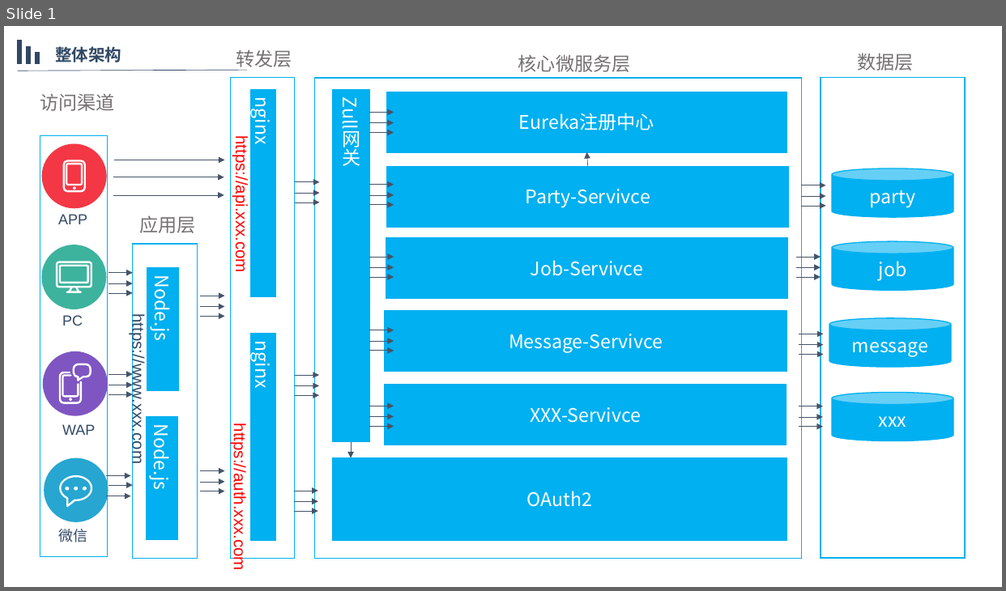
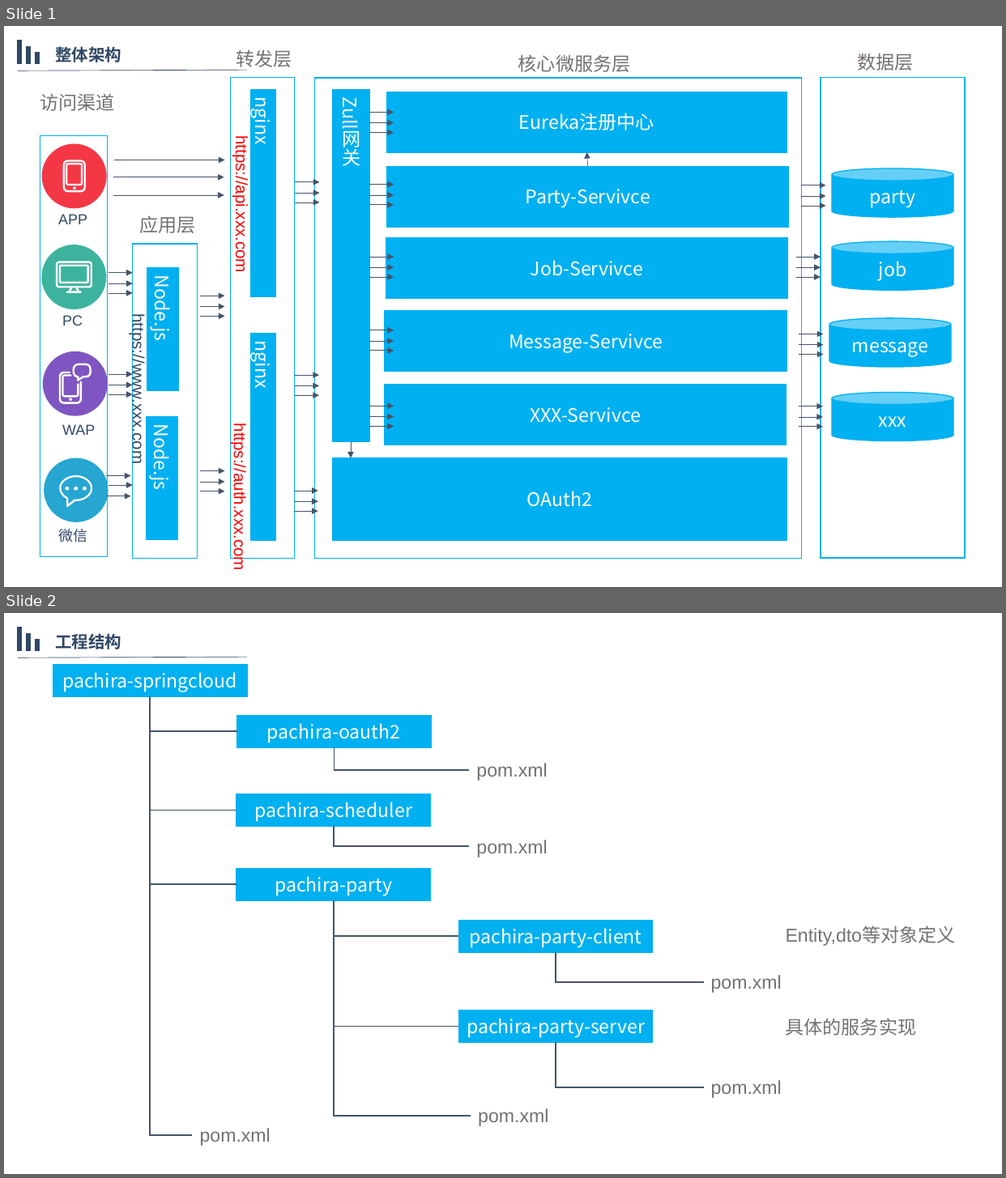
Before and after one commit to kwang2003/pachira-springcloud, a slide deck: 微服务架构设计.pptx. Shown one above the other, each under a label of ours: slide 1 before the commit, slides 1 and 2 after it. The pictures are 1006x591 and 1006x1178 pixels, drawn with LibreOffice and Linux fonts; fonts in the diff are those of the drawing. Boxes give left, top, right and bottom in pixels: in the first picture for what was removed or moved away, otherwise in the second. Text is boxed around its words. In the diff, an @@ line names an element or a change of style, - is before the commit and + after.

```diff
--- a/微服务架构设计.pptx
+++ b/微服务架构设计.pptx
@@ slide 2 added at (4, 613, 1002, 1174), background #FFFFFF @@
@@ group added at (18, 628, 247, 658): 3 rectangles, 1 line, 1 text @@
+工程结构
@@ rectangle added at (53, 664, 247, 696), fill #00B0F0, outline #00B0F0 1 pt, 18 pt, text #FFFFFF @@
+pachira-springcloud
@@ elbow line added from (150, 696) to (236, 731), #44546A 1.25 pt @@
@@ elbow line added from (150, 696) to (236, 810), #44546A 1.25 pt @@
@@ elbow line added from (150, 696) to (236, 884), #44546A 1.25 pt @@
@@ elbow line added from (150, 696) to (193, 1135), #44546A 1.25 pt @@
@@ rectangle added at (236, 716, 431, 747), fill #00B0F0, outline #00B0F0 1 pt, 18 pt, text #FFFFFF @@
+pachira-oauth2
@@ elbow line added from (334, 747) to (470, 770), #44546A 1.25 pt @@
@@ text added at (476, 763, 547, 781), 18 pt, text #767171 @@
+pom.xml
@@ rectangle added at (236, 794, 431, 826), fill #00B0F0, outline #00B0F0 1 pt, 18 pt, text #FFFFFF @@
+pachira-scheduler
@@ elbow line added from (334, 826) to (470, 846), #44546A 1.25 pt @@
@@ text added at (476, 840, 547, 858), 18 pt, text #767171 @@
+pom.xml
@@ rectangle added at (236, 868, 431, 901), fill #00B0F0, outline #00B0F0 1 pt, 18 pt, text #FFFFFF @@
+pachira-party
@@ elbow line added from (334, 901) to (459, 936), #44546A 1.25 pt @@
@@ elbow line added from (334, 901) to (459, 1027), #44546A 1.25 pt @@
@@ elbow line added from (334, 901) to (471, 1116), #44546A 1.25 pt @@
@@ rectangle added at (459, 921, 653, 953), fill #00B0F0, outline #00B0F0 1 pt, 18 pt, text #FFFFFF @@
+pachira-party-client
@@ text added at (786, 926, 956, 946), 18 pt, text #767171 @@
+Entity,dto等对象定义
@@ elbow line added from (556, 953) to (704, 982), #44546A 1.25 pt @@
@@ text added at (711, 975, 782, 993), 18 pt, text #767171 @@
+pom.xml
@@ rectangle added at (459, 1011, 653, 1043), fill #00B0F0, outline #00B0F0 1 pt, 18 pt, text #FFFFFF @@
+pachira-party-server
@@ text added at (786, 1018, 917, 1036), 18 pt, text #767171 @@
+具体的服务实现
@@ elbow line added from (556, 1043) to (704, 1088), #44546A 1.25 pt @@
@@ text added at (711, 1080, 782, 1098), 18 pt, text #767171 @@
+pom.xml
@@ text added at (478, 1109, 548, 1127), 18 pt, text #767171 @@
+pom.xml
@@ text added at (200, 1128, 270, 1146), 18 pt, text #767171 @@
+pom.xml
```
Also in this commit, not shown: 1 other slide added, 9 other files.
